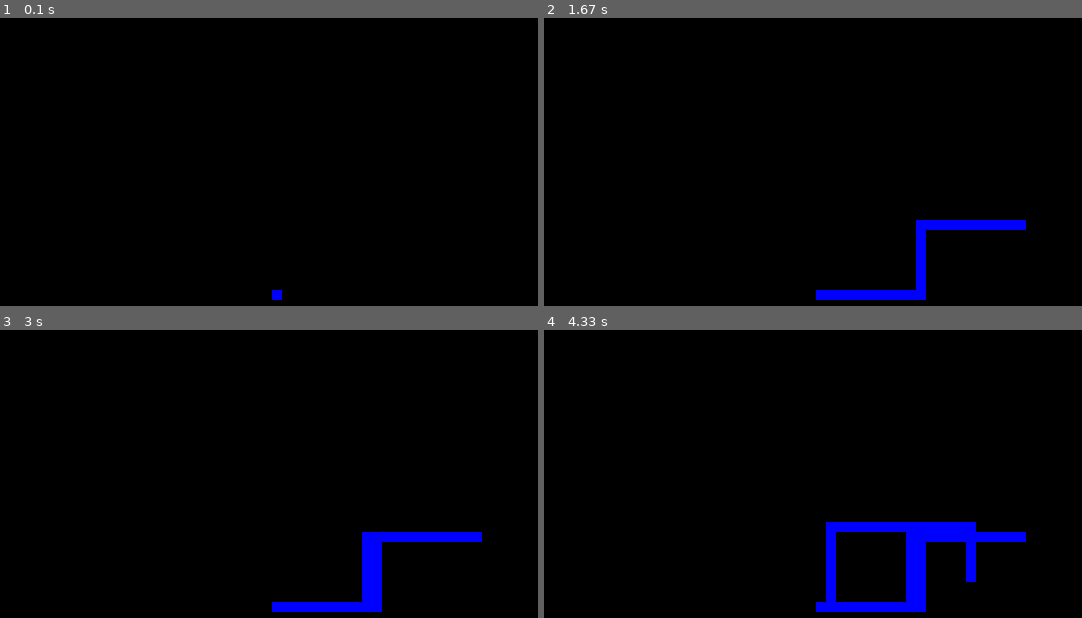
Above: before the commit, frames 1-4 (two rows, left to right).
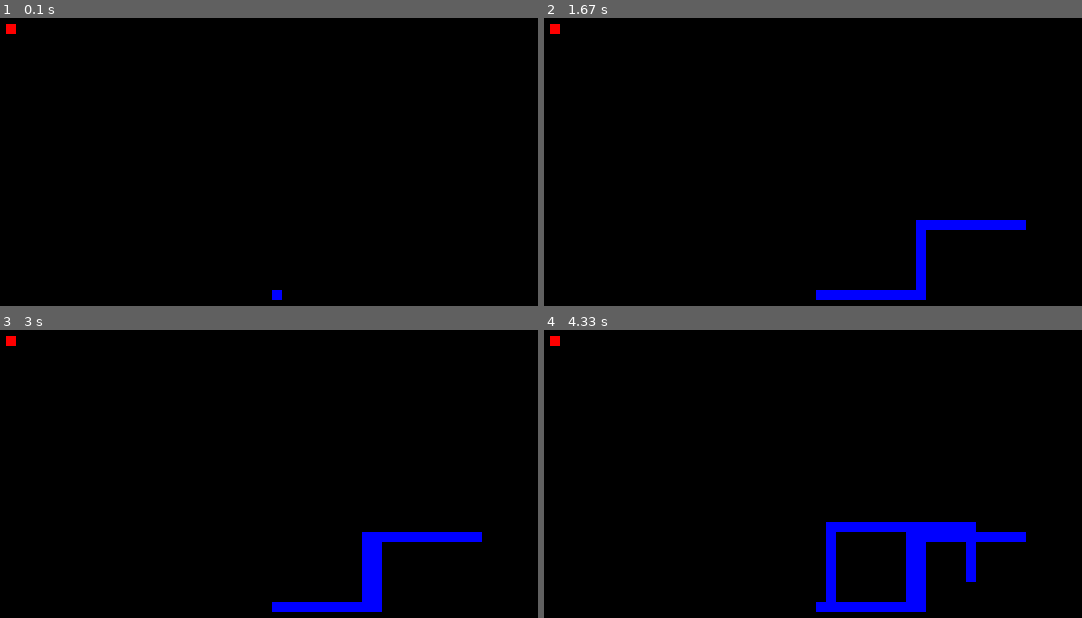
Above: after the commit, the same moments.

Repository: MicheSi/snake_pygame
Game: pygame game, started from snake.py
The game is run twice, just before and just after one commit, with the same random seed, the same clock (stepped at 60 frames per second) and the same inputs.
Inputs:
- Up to frame 1 (0.1 s): no input
- Up to frame 2 (1.67 s): hold Right 0.33-0.8 s; hold Up 0.83-1.13 s; hold Right 1.17-1.63 s
- Up to frame 3 (3 s): hold Left 1.67-2.2 s; hold Down 2.23-2.53 s; hold Left 2.57-2.97 s
- Up to frame 4 (4.33 s): hold Up 3-3.37 s; hold Right 3.4-4.03 s; hold Down from 4.07 s (still down)

The runs differ from the first frame. In frame 1, less than 0.1% of the frame differs, in the area x 1-3%, y 2-6%; in frame 2, less than 0.1%; in frame 3, less than 0.1%; in frame 4, less than 0.1%.

Commit message:
added apple

Diff:
--- a/snake.py
+++ b/snake.py
@@ -1,5 +1,6 @@
 import pygame
 import time
+import random
 
 pygame.init()
 
@@ -13,18 +14,7 @@
 game_display = pygame.display.set_mode((display_width, display_height))
 pygame.display.set_caption('Snake')
 
-# default start spot
-x1 = display_width/2
-y1 = display_height/2
-
 block = 10
-
-# coordinates on change
-x1_change = 0
-y1_change = 0
-
-# creates loop to run game
-game_over = False
 
 clock = pygame.time.Clock()
 speed = 20
@@ -33,44 +23,72 @@
 
 def message(msg, color):
     display_msg = font_style.render(msg, True, color)
-    game_display.blit(display_msg, [display_width/2, display_height/2])
+    game_display.blit(display_msg, [display_width/3, display_height/3])
 
-while not game_over:
-    for event in pygame.event.get():
-        # allows user to close game
-        if event.type == pygame.QUIT:
+# creates loop to run game
+
+def gameLoop():
+    game_over = False
+    game_close = False
+
+    # default start spot
+    x1 = display_width/2
+    y1 = display_height/2
+
+    # coordinates on change
+    x1_change = 0
+    y1_change = 0
+
+    # coordinates of apple
+    appleX = round(random.randrange(0, display_width - block)  /10)
+    appleY = round(random.randrange(0, display_height - block) / 10)
+
+    while not game_over:
+        while game_close == True:
+            message('Game Over! Press Q to Quit or C to Play Again', red)
+            pygame.display.update()
+
+            for event in pygame.event.get():
+                if event.type == pygame.KEYDOWN:
+                    if event.key == pygame.K_q:
+                        game_over = True
+                        game_close = False
+                    if event.key == pygame.K_c:
+                        gameLoop()
+
+        for event in pygame.event.get():
+            if event.type == pygame.QUIT:
+                game_over = True
+            # key press events
+            if event.type == pygame.KEYDOWN:
+                if event.key == pygame.K_LEFT:
+                    x1_change = -block
+                    y1_change = 0
+                elif event.key == pygame.K_RIGHT:
+                    x1_change = block
+                    y1_change = 0
+                elif event.key == pygame.K_UP:
+                    y1_change = -block
+                    x1_change = 0
+                elif event.key == pygame.K_DOWN:
+                    y1_change = block
+                    x1_change = 0
+
+        if x1 >= display_width or x1 < 0 or y1 >= display_height or y1 < 0:
             game_over = True
-        # key press events
-        if event.type == pygame.KEYDOWN:
-            if event.key == pygame.K_LEFT:
-                x1_change = -block
-                y1_change = 0
-            elif event.key == pygame.K_RIGHT:
-                x1_change = block
-                y1_change = 0
-            elif event.key == pygame.K_UP:
-                y1_change = -block
-                x1_change = 0
-            elif event.key == pygame.K_DOWN:
-                y1_change = block
-                x1_change = 0
 
-    if x1 >= display_width or x1 < 0 or y1 >= display_height or y1 < 0:
-        game_over = True
+        # move snake
+        x1 += x1_change
+        y1 += y1_change
 
-    # move snake
-    x1 += x1_change
-    y1 += y1_change
+        # draw snake and apple
+        pygame.draw.rect(game_display, red, [appleX, appleY, block, block])
+        pygame.draw.rect(game_display, blue, [x1, y1, block, block])
+        pygame.display.update()
 
-    # draw rectangles
-    pygame.draw.rect(game_display, blue, [x1, y1, block, block])
-    pygame.display.update()
+        clock.tick(speed)
 
-    clock.tick(speed)
+    pygame.quit()
+    quit()
 
-message('Game over', red)
-pygame.display.update()
-time.sleep(2)
-
-pygame.quit()
-quit()
+gameLoop()
